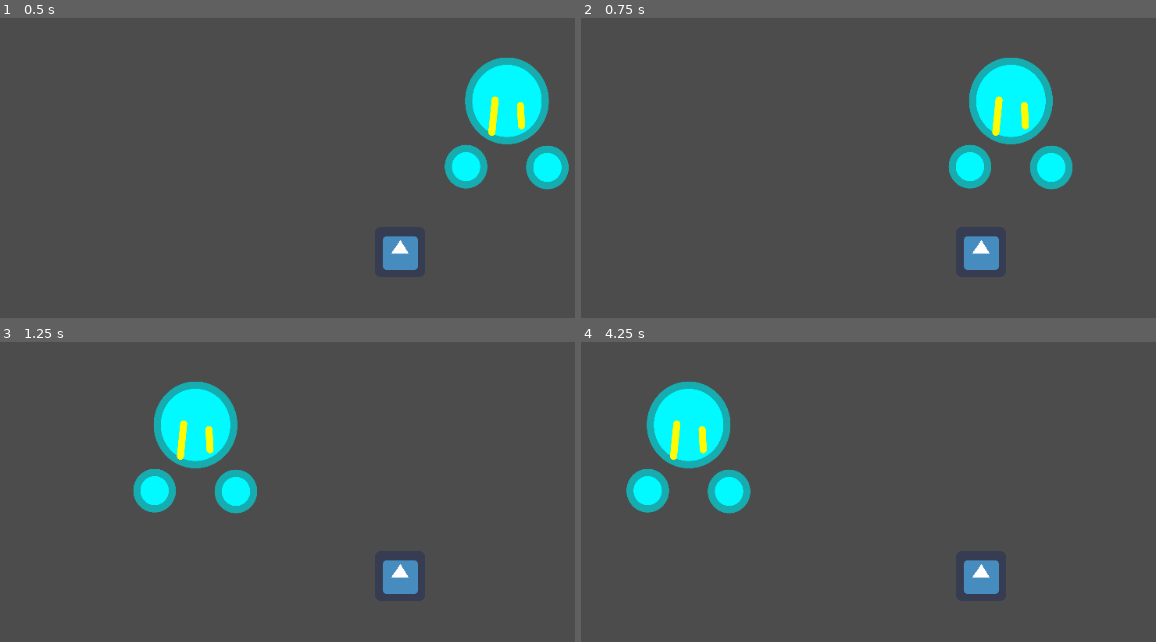
Above: before the commit, frames 1-4 (two rows, left to right).
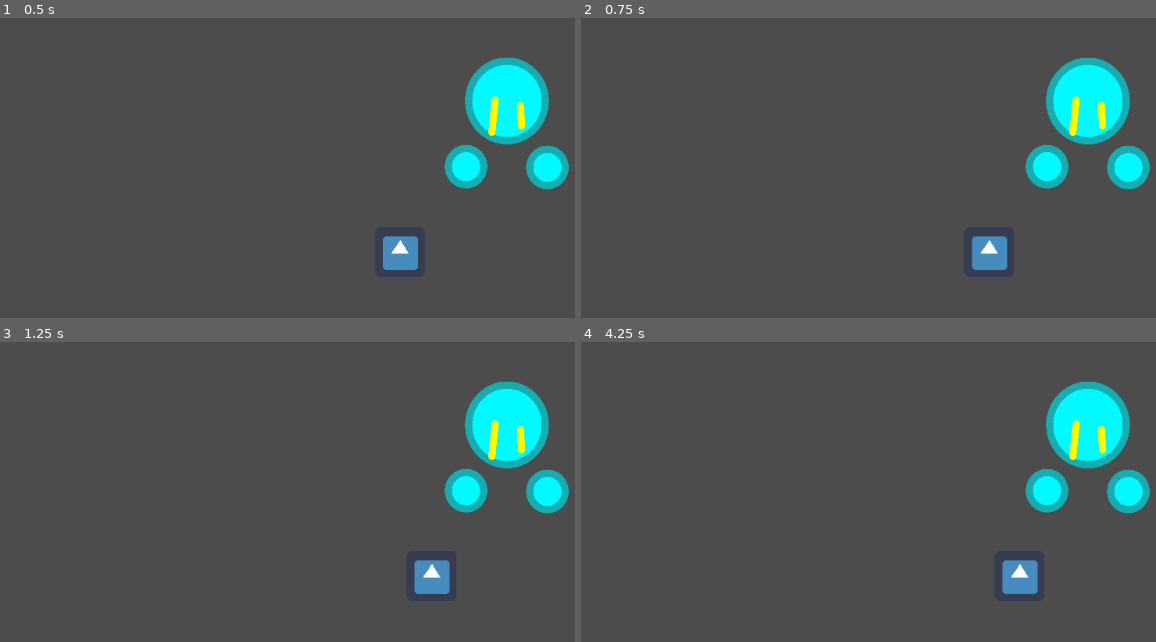
Above: after the commit, the same moments.

Repository: DarrellWulff/GGJProject
Game: Godot game, scene res://Node2D.tscn
Same seed, same stepped clock (60 frames per second), same inputs: the game is played once before the commit and once after it. The engine's default icon, where the game draws it, is replaced by a stand-in: a white triangle on a blue panel in a dark square.
Inputs:
- Up to frame 1 (0.5 s): no input
- Up to frame 2 (0.75 s): tap Enter at 0.5 s; hold D from 0.53 s (still down); hold K from 0.53 s (still down)
- Up to frame 3 (1.25 s): keep holding D; keep holding K
- Up to frame 4 (4.25 s): release D at 1.28 s; release K at 1.28 s; hold S 1.28-2.03 s; tap K at 1.35, 2.85 s; hold D 2.03-2.78 s; hold K 2.03-2.78 s; hold W 2.78-3.53 s; hold A from 3.53 s (still down); hold K from 3.53 s (still down)

Frame 1 is identical in both runs. In frame 2, 9.1% of the frame differs, in the area x 63-99%, y 13-84%; in frame 3, 11%; in frame 4, 12%, in the area x 7-99%, y 13-84%.

Commit message:
Now using Kinematicbody2D, Need slide vector calculation

Diff:
--- a/GGJ2021Project/Entities/Player.gd
+++ b/GGJ2021Project/Entities/Player.gd
@@ -1,4 +1,4 @@
-extends Area2D
+extends KinematicBody2D
 
 const INPUT_STARTUP = 4;
 var input : Input2D = Input2D.new(INPUT_STARTUP);
@@ -25,7 +25,12 @@
 
 	self.input.updateInput(Vector2(amountX, amountY));
 
-	self.movement.updateMovement(self.input.currentInput);
+	#self.movement.updateMovement(self.input.currentInput);
+
+	#Moves kinematicbody, but you probably want to calculate
+	#the slide vector since it will hit a collider and slow down with out it.
+	#Vector3 class has a method for getting the slide vector!
+	move_and_collide(self.input.currentInput)
 
 	var deltaSpeed = SPEED * delta;
 	if Input.is_key_pressed(KEY_K):
@@ -39,7 +44,11 @@
 
 	pass
 
-# Called every frame. 'delta' is the elapsed time since the previous frame.
+# Updates outside of pyhsics step so for faster computers the game goes faster!
 func _process(delta):
+	#updateMovement(delta);
+	pass
+
+#I would use this update function whenever you're doing gameplay code!
+func _physics_process(delta):
 	updateMovement(delta);
-	pass
--- a/GGJ2021Project/Entities/Player.tscn
+++ b/GGJ2021Project/Entities/Player.tscn
@@ -6,7 +6,7 @@
 [sub_resource type="CircleShape2D" id=1]
 radius = 32.0
 
-[node name="Player" type="Area2D"]
+[node name="Player" type="KinematicBody2D"]
 script = ExtResource( 2 )
 
 [node name="Sprite" type="Sprite" parent="."]
--- a/GGJ2021Project/project.godot
+++ b/GGJ2021Project/project.godot
@@ -30,6 +30,39 @@
 run/main_scene="res://Node2D.tscn"
 config/icon="res://icon.png"
 
+[input]
+
+Input_up={
+"deadzone": 0.5,
+"events": [ Object(InputEventKey,"resource_local_to_scene":false,"resource_name":"","device":0,"alt":false,"shift":false,"control":false,"meta":false,"command":false,"pressed":false,"scancode":87,"unicode":0,"echo":false,"script":null)
+, Object(InputEventJoypadButton,"resource_local_to_scene":false,"resource_name":"","device":0,"button_index":12,"pressure":0.0,"pressed":false,"script":null)
+ ]
+}
+Input_down={
+"deadzone": 0.5,
+"events": [ Object(InputEventKey,"resource_local_to_scene":false,"resource_name":"","device":0,"alt":false,"shift":false,"control":false,"meta":false,"command":false,"pressed":false,"scancode":83,"unicode":0,"echo":false,"script":null)
+, Object(InputEventJoypadButton,"resource_local_to_scene":false,"resource_name":"","device":0,"button_index":13,"pressure":0.0,"pressed":false,"script":null)
+ ]
+}
+Input_left={
+"deadzone": 0.5,
+"events": [ Object(InputEventKey,"resource_local_to_scene":false,"resource_name":"","device":0,"alt":false,"shift":false,"control":false,"meta":false,"command":false,"pressed":false,"scancode":65,"unicode":0,"echo":false,"script":null)
+, Object(InputEventJoypadButton,"resource_local_to_scene":false,"resource_name":"","device":0,"button_index":14,"pressure":0.0,"pressed":false,"script":null)
+ ]
+}
+Input_right={
+"deadzone": 0.5,
+"events": [ Object(InputEventKey,"resource_local_to_scene":false,"resource_name":"","device":0,"alt":false,"shift":false,"control":false,"meta":false,"command":false,"pressed":false,"scancode":68,"unicode":0,"echo":false,"script":null)
+, Object(InputEventJoypadButton,"resource_local_to_scene":false,"resource_name":"","device":0,"button_index":15,"pressure":0.0,"pressed":false,"script":null)
+ ]
+}
+Input_run={
+"deadzone": 0.5,
+"events": [ Object(InputEventKey,"resource_local_to_scene":false,"resource_name":"","device":0,"alt":false,"shift":false,"control":false,"meta":false,"command":false,"pressed":false,"scancode":75,"unicode":0,"echo":false,"script":null)
+, Object(InputEventJoypadButton,"resource_local_to_scene":false,"resource_name":"","device":0,"button_index":1,"pressure":0.0,"pressed":false,"script":null)
+ ]
+}
+
 [rendering]
 
 quality/driver/driver_name="GLES2"
